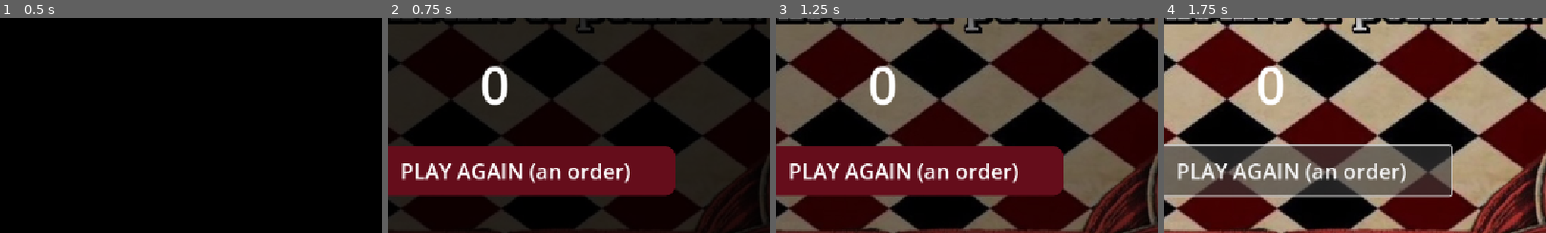
Above: before the commit, frames 1-4 (left to right).
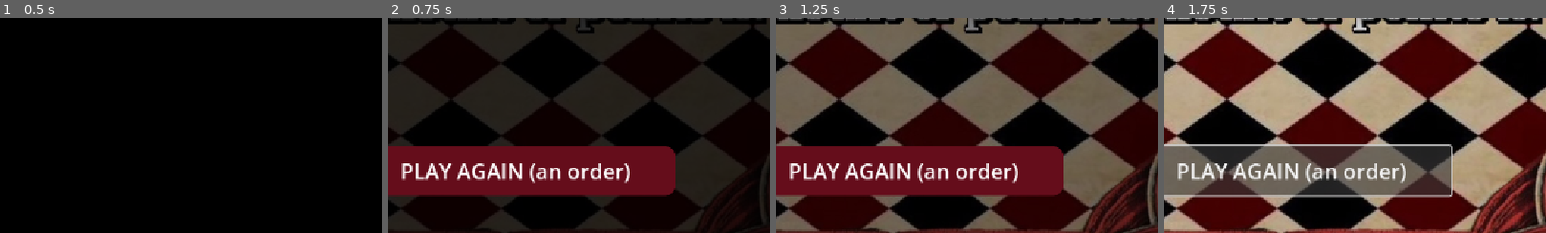
Above: after the commit, the same moments.

Repository: arijchebbi-del/Cinema_Game
Game: Godot game, scene res://scenes/ui/eding lel rebhin.tscn
Same seed, same stepped clock (60 frames per second), same inputs: the game is played once before the commit and once after it. This scene is started directly instead of the project's main scene. Video files are missing from this copy of the repository; at most half a second of black plays in their place.
Inputs:
- Up to frame 1 (0.5 s): no input
- Up to frame 2 (0.75 s): tap Enter (ui_accept) at 0.5 s
- Up to frame 3 (1.25 s): tap Enter (ui_accept) at 0.77 s
- Up to frame 4 (1.75 s): click "PLAY AGAIN (an order)" at 1.25 s
The pictures show only the part of the screen within x 35-85%, y 41-91%; the shares and areas given below are measured in that part.

Frame 1 is identical in both runs. In frame 2, 0.7% of the frame differs, in the area x 24-32%, y 22-41%; in frame 3, 0.7%; in frame 4, 0.7%.

Commit message:
update saghroun lel ending

Diff:
--- a/scenes/ui/eding_lel_rebhin.gd
+++ b/scenes/ui/eding_lel_rebhin.gd
@@ -6,7 +6,7 @@
 @onready var button = $Button
 @onready var points_label = $points
 
-var points = 0
+var points = ""
 
 func _ready():
 	photo.hide()
Not shown, changed: assets/images/2.jpg.import
Not shown, changed: assets/images/Film Strip stock vector_ Illustration of cinematic, projection - 20041885.jpg.import
Not shown, changed: assets/images/Level1/Level1_Background.png.import
Not shown, changed: assets/images/Level1/Main/Actors/al_pacino.jpg.import
Not shown, changed: assets/images/Level1/Main/Actors/helena_bonham_carter.jpg.import
Not shown, changed: assets/images/Level1/Main/Actors/jim_carrey.jpg.import
Not shown, changed: assets/images/Level1/Main/Actors/julia_roberts.jpg.import
Not shown, changed: assets/images/Level1/Main/Actors/natalie_portman.jpg.import
Not shown, changed: assets/images/Level1/Main/Actors/robert_de_niro.jpg.import
Not shown, changed: assets/images/Level1/Main/Actors/robin_williams.jpg.import
Not shown, changed: assets/images/Level1/Main/Actors/saoirse_ronan.jpg.import
Not shown, changed: assets/images/Level1/Main/Directors/abbas_kiarostami.jpg.import
(and 80 more such lines)
